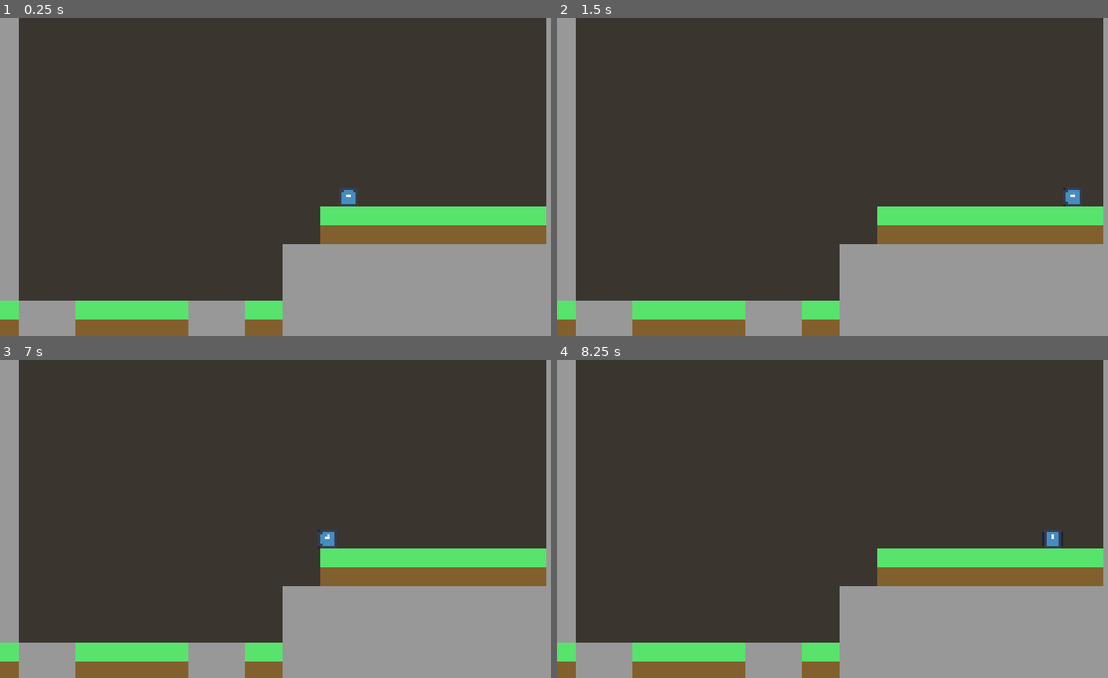
Above: before the commit, frames 1-4 (two rows, left to right).
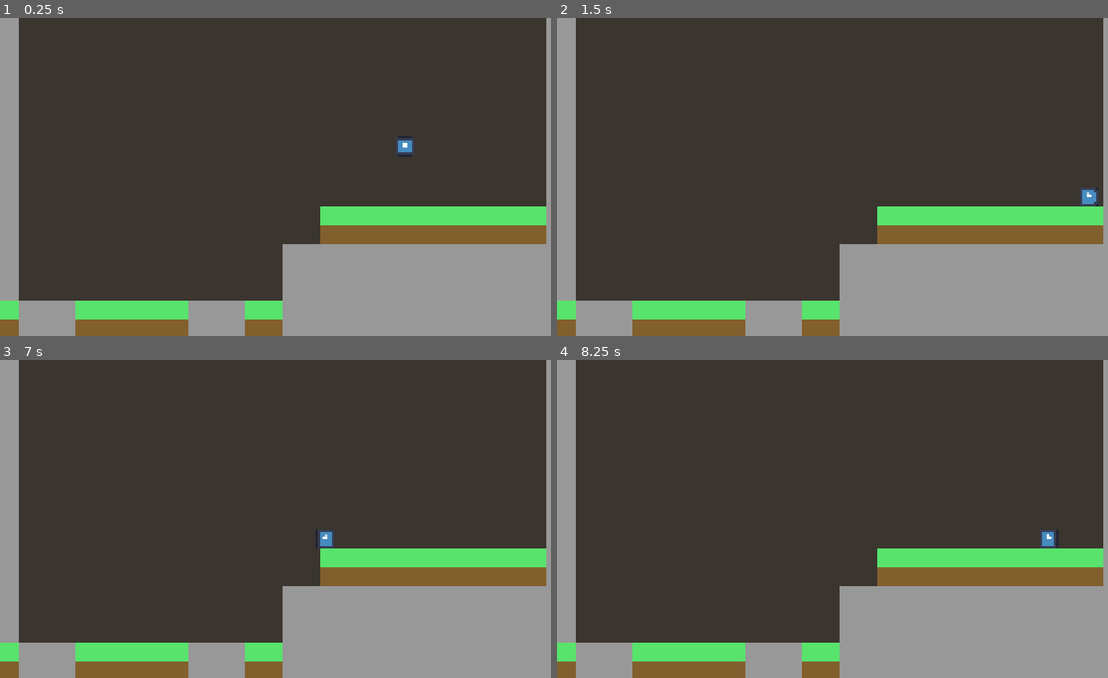
Above: after the commit, the same moments.

Repository: Olatiny/Cordyception
Game: Godot game, scene res://tiletest.tscn
Same seed, same stepped clock (60 frames per second), same inputs: the game is played once before the commit and once after it. Before the commit the project has no main scene; this scene is started directly in both runs. The engine's default icon, where the game draws it, is replaced by a stand-in: a white triangle on a blue panel in a dark square.
Inputs:
- Up to frame 1 (0.25 s): no input
- Up to frame 2 (1.5 s): hold Right (move_right) from 0.53 s (still down); tap Shift (possess) at 0.6, 1.35 s; tap Up (jump) at 0.77 s
- Up to frame 3 (7 s): tap Up (jump) at 1.52, 3.02, 3.77, 4.52, 6.02, 6.77 s; tap Enter at 2 s; release Right (move_right) at 2.03 s; hold Left (move_left) 2.03-2.78 s; tap Shift (possess) every 0.75 s from 2.1 to 6.6 s; hold Right (move_right) 2.78-4.28 s; tap Space at 4.25 s; hold Left (move_left) 4.28-5.03 s; hold Right (move_right) 5.03-5.78 s; hold Left (move_left) from 5.78 s (still down)
- Up to frame 4 (8.25 s): tap Enter at 7.25 s; release Left (move_left) at 7.28 s; hold Right (move_right) from 7.28 s (still down); tap Shift (possess) at 7.35, 8.1 s; tap Up (jump) at 7.52 s

The runs differ from the first frame. In frame 1, 0.4% of the frame differs, in the area x 61-76%, y 37-60%; in frame 2, 0.4%; in frame 3, less than 0.1%; in frame 4, 0.2%.

Commit message:
seed mode

Diff:
--- a/project.godot
+++ b/project.godot
@@ -11,6 +11,7 @@
 [application]
 
 config/name="Cordyception"
+run/main_scene="res://tiletest.tscn"
 config/features=PackedStringArray("4.3", "GL Compatibility")
 config/icon="res://icon.svg"
 
--- a/src/creatures/funguy.gd
+++ b/src/creatures/funguy.gd
@@ -7,19 +7,22 @@
 	IDLE,
 	WALKING,
 	CLIMBING,
-	SEED_MODE,
+	SPORE_MODE,
 	POSSESSING
 }
 
 ## Current STATE
-var my_state := STATE.SEED_MODE
+var my_state := STATE.SPORE_MODE
 
 
 ## Player's movement speed
 @export var walk_speed := 75.0
 
 ## Player's gravity
-@export var gravity := Vector2(0, 653.0)
+@export var gravity := 75.0
+
+## Maximum x & y velocities
+@export var terminal_velocity := Vector2(75, 75)
 
 ## Total number of possessions the player can make
 @export var num_possessions := 5
@@ -44,8 +47,10 @@
 
 ## process the physucs
 func _physics_process(delta: float) -> void:
-	if not is_on_floor() && STATE.SEED_MODE == my_state:
-		velocity += gravity * delta
+	update_state()
+
+	if not is_on_floor() && STATE.SPORE_MODE == my_state:
+		velocity = Vector2(velocity.x, clampf(velocity.y + gravity * delta, 0, terminal_velocity.y))
 
 	# debug jump lol
 	#if (Input.is_action_just_pressed("jump")):
@@ -54,11 +59,22 @@
 	if Input.is_action_just_pressed("possess"):
 		possess()
 
+	movement()
+
 	update_animation()
 
-	movement()
+	move_and_slide()
 
-	move_and_slide()
+
+##
+func update_state():
+	if my_state == STATE.POSSESSING:
+		return
+
+	if !grass_raycast_left.is_colliding() && !grass_raycast_right.is_colliding():
+		my_state = STATE.SPORE_MODE
+	else:
+		my_state = STATE.IDLE
 
 
 ## Handles bug possession
@@ -106,4 +122,4 @@
 	if direction:
 		velocity.x = direction * walk_speed
 	else:
-		velocity.x = move_toward(velocity.x, 0, walk_speed)
+		velocity.x = move_toward(velocity.x, 0, walk_speed / 4)
--- a/tiletest.tscn
+++ b/tiletest.tscn
@@ -295,4 +295,4 @@
 offset = Vector2(0, 0.5)
 
 [node name="Funguy" parent="." instance=ExtResource("2_vd5dh")]
-position = Vector2(148, 56)
+position = Vector2(172, 52)
